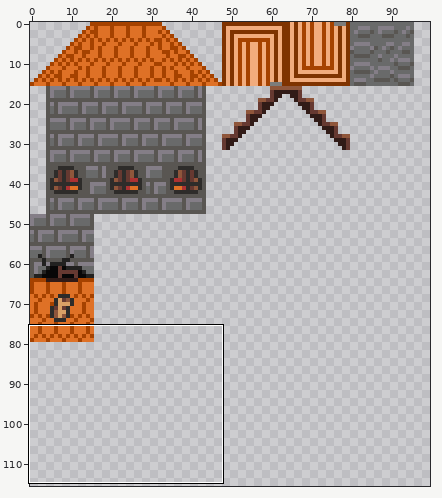
Two states of a pixel-art file, godot/sprites/tower.aseprite. Above, an overview of the earlier version with the close-up marked.
Close-up. As it was:
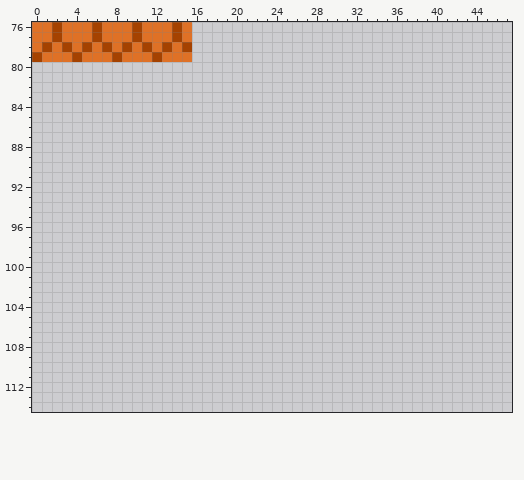
256x256 pixels, 1 frame. Shown: x 0..47, y 76..114. The wide view leaves out empty margins.
The same view after the edit:
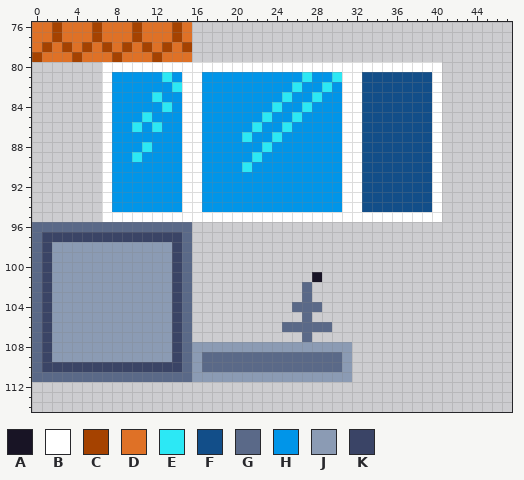
Palette (. is transparent): A #181425  B #ffffff  C #a54200  D #df7126  E #2ce8f5  F #124e89  G #5a6988  H #0095e9  J #8b9bb4  K #3a4466
Edits made:
Changed rows in their new state; - is an unchanged pixel.
first column x 0:
 80 -------BBBBBBBBBBBBBBBBBBBBBBBBBBBBBBBBBB
 81 -------BHHHHHEHBBHHHHHHHHHHEHHEBBFFFFFFFB
 82 -------BHHHHHHEBBHHHHHHHHHEHHEHBBFFFFFFFB
 83 -------BHHHHEHHBBHHHHHHHHEHHEHHBBFFFFFFFB
 84 -------BHHHHHEHBBHHHHHHHEHHEHHHBBFFFFFFFB
 85 -------BHHHEHHHBBHHHHHHEHHEHHHHBBFFFFFFFB
 86 -------BHHEHEHHBBHHHHHEHHEHHHHHBBFFFFFFFB
 87 -------BHHHHHHHBBHHHHEHHEHHHHHHBBFFFFFFFB
 88 -------BHHHEHHHBBHHHHHHEHHHHHHHBBFFFFFFFB
 89 -------BHHEHHHHBBHHHHHEHHHHHHHHBBFFFFFFFB
 90 -------BHHHHHHHBBHHHHEHHHHHHHHHBBFFFFFFFB
 91 -------BHHHHHHHBBHHHHHHHHHHHHHHBBFFFFFFFB
 92 -------BHHHHHHHBBHHHHHHHHHHHHHHBBFFFFFFFB
 93 -------BHHHHHHHBBHHHHHHHHHHHHHHBBFFFFFFFB
 94 -------BHHHHHHHBBHHHHHHHHHHHHHHBBFFFFFFFB
 95 -------BBBBBBBBBBBBBBBBBBBBBBBBBBBBBBBBBB
 96 GGGGGGGGGGGGGGGG-------------------------
 97 GKKKKKKKKKKKKKKG-------------------------
 98 GKJJJJJJJJJJJJKG-------------------------
 99 GKJJJJJJJJJJJJKG-------------------------
100 GKJJJJJJJJJJJJKG-------------------------
101 GKJJJJJJJJJJJJKG------------A------------
102 GKJJJJJJJJJJJJKG-----------G-------------
103 GKJJJJJJJJJJJJKG-----------G-------------
104 GKJJJJJJJJJJJJKG----------GGG------------
105 GKJJJJJJJJJJJJKG-----------G-------------
106 GKJJJJJJJJJJJJKG---------GGGGG-----------
107 GKJJJJJJJJJJJJKG-----------G-------------
108 GKJJJJJJJJJJJJKGJJJJJJJJJJJJJJJJ---------
109 GKJJJJJJJJJJJJKGJGGGGGGGGGGGGGGJ---------
110 GKKKKKKKKKKKKKKGJGGGGGGGGGGGGGGJ---------
111 GGGGGGGGGGGGGGGGJJJJJJJJJJJJJJJJ---------
Where, in picture pixels (left, top, right, bottom), the same in both close-ups:
added: (32, 62, 442, 382)
